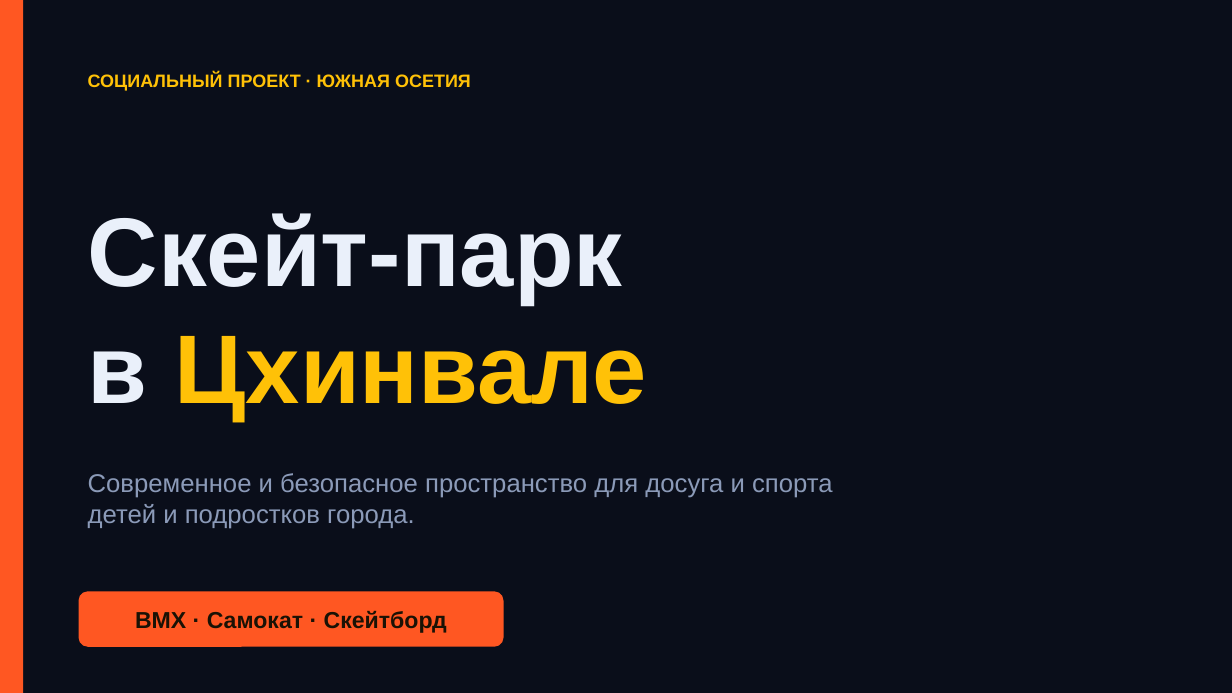
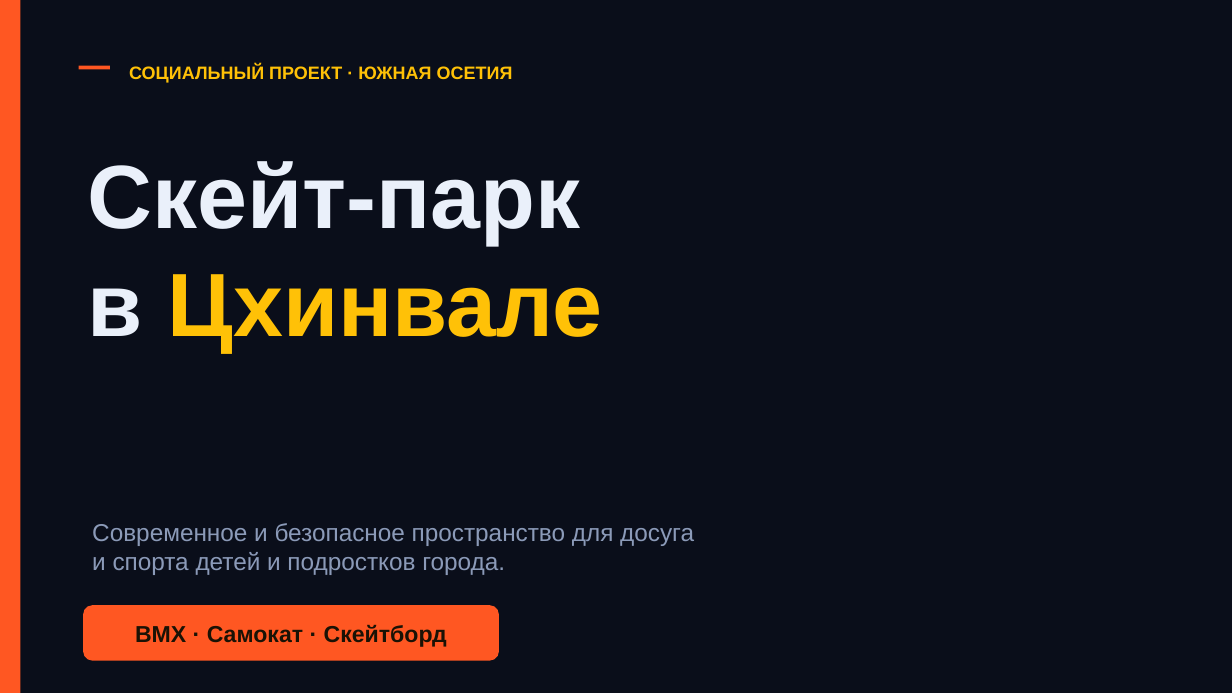
Before and after one commit to sommeliermitrofanov-code/napitki-fartuny, a slide deck: slide 1 of skatepark.pptx. Drawn at 1232x693 pixels with LibreOffice and Linux fonts; fonts in the diff are those of the drawing; background and template pictures are left out. Boxes give left, top, right and bottom in pixels: in the first picture for what was removed or moved away, otherwise in the second. Text is boxed around its words. In the diff, an @@ line names an element or a change of style, - is before the commit and + after.

```diff
--- a/skatepark.pptx
+++ b/skatepark.pptx
@@ text "СОЦИАЛЬНЫЙ ПРОЕКТ · ЮЖНАЯ ОСЕТИЯ": place and size @@
-text "СОЦИАЛЬНЫЙ ПРОЕКТ · ЮЖНАЯ ОСЕТИЯ" at (88,73,471,91)
+text "СОЦИАЛЬНЫЙ ПРОЕКТ · ЮЖНАЯ ОСЕТИЯ" at (129,66,513,83)
@@ rectangle added at (79,66,110,69), fill #FF5722 @@
@@ text "Скейт-парк": place and size @@
-text "Скейт-парк" at (88,213,647,422)
+text "Скейт-парк" at (88,161,603,352)
@@ text "Скейт-парк" at (88,161,603,352): size 76 to 70 pt @@
@@ text "Современное и безопасное пространство для ...": place and size @@
-text "Современное и безопасное пространство для ..." at (88,473,833,529)
+text "Современное и безопасное пространство для ..." at (92,523,694,575)
@@ text "Современное и безопасное пространство для ..." at (92,523,694,575): size 20 to 19 pt @@
@@ rounded rectangle "BMX · Самокат · Скейтборд": place and size @@
-rounded rectangle "BMX · Самокат · Скейтборд" at (79,592,504,647)
+rounded rectangle "BMX · Самокат · Скейтборд" at (83,605,499,661)
```
Also in this commit, not shown: 9 other slides changed, 26 other files.
